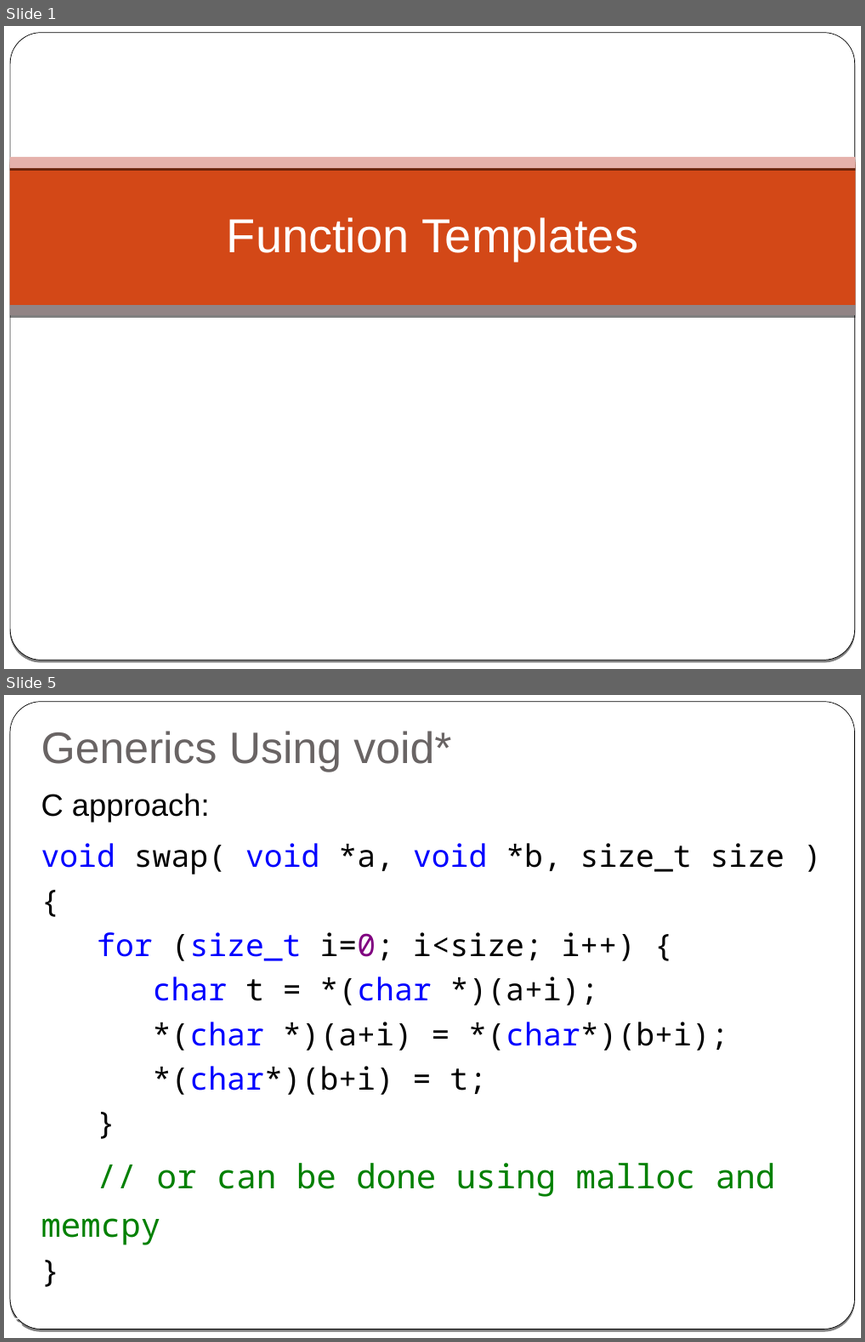
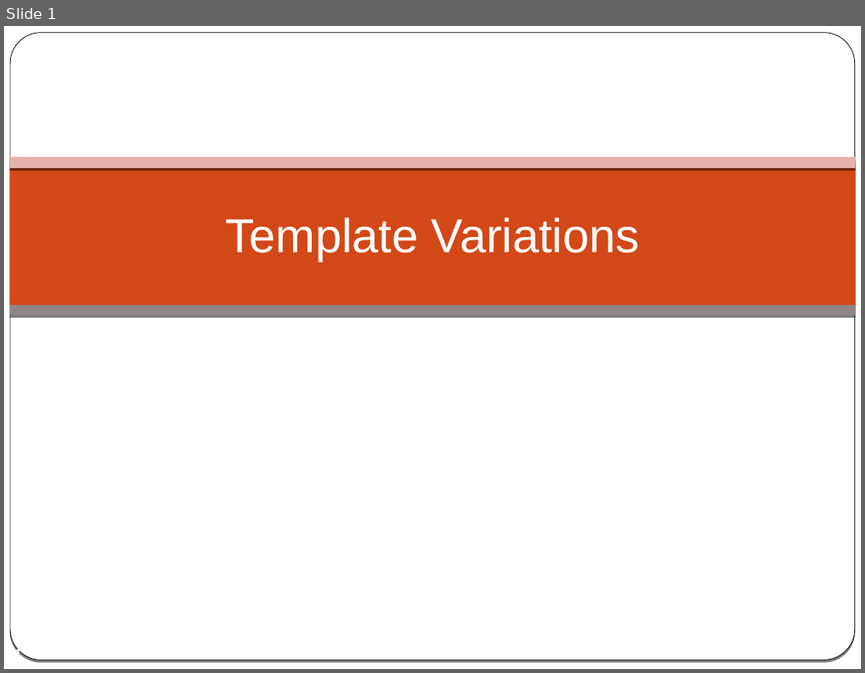
Before and after one commit to cpp-at-ariel/cpp-5778, a slide deck: week09-metaprogramming/slides.odp. Shown one above the other, each under a label of ours: slides 1 and 5 before the commit, slide 1 after it; the slides between them are not shown. The pictures are 865x1342 and 865x673 pixels, drawn with LibreOffice and Linux fonts; fonts in the diff are those of the drawing. Boxes give left, top, right and bottom in pixels: in the first picture for what was removed or moved away, otherwise in the second. Text is boxed around its words. In the diff, an @@ line names an element or a change of style, - is before the commit and + after.

```diff
--- a/week09-metaprogramming/slides.odp
+++ b/week09-metaprogramming/slides.odp
@@ slide 5 removed at (x1=4, y1=695, x2=861, y2=1338), background gradient #000000 to #FFFFFF; not listed: 2 template elements that a slide beside it also shows @@
@@ title removed at (x1=41, y1=731, x2=451, y2=772) @@
-Generics Using void*
@@ text removed at (x1=41, y1=793, x2=784, y2=1245) @@
-C approach:
-void swap( void *a, void *b, size_t size )
-{
-for (size_t i=0; i<size; i++) {
-char t = *(char *)(a+i);
-*(char *)(a+i) = *(char*)(b+i);
-*(char*)(b+i) = t;
-}
-// or can be done using malloc and memcpy
-}
@@ page number removed at (x1=13, y1=1316, x2=23, y2=1326) @@
-5
@@ slide 1 changed as well @@
@@ title at (x1=225, y1=217, x2=640, y2=261): text changed @@
-Function Templates
+Template Variations
```
Also in this commit, not shown: 7 other slides changed, 2 slides added, 52 other slides removed, 16 other files.
